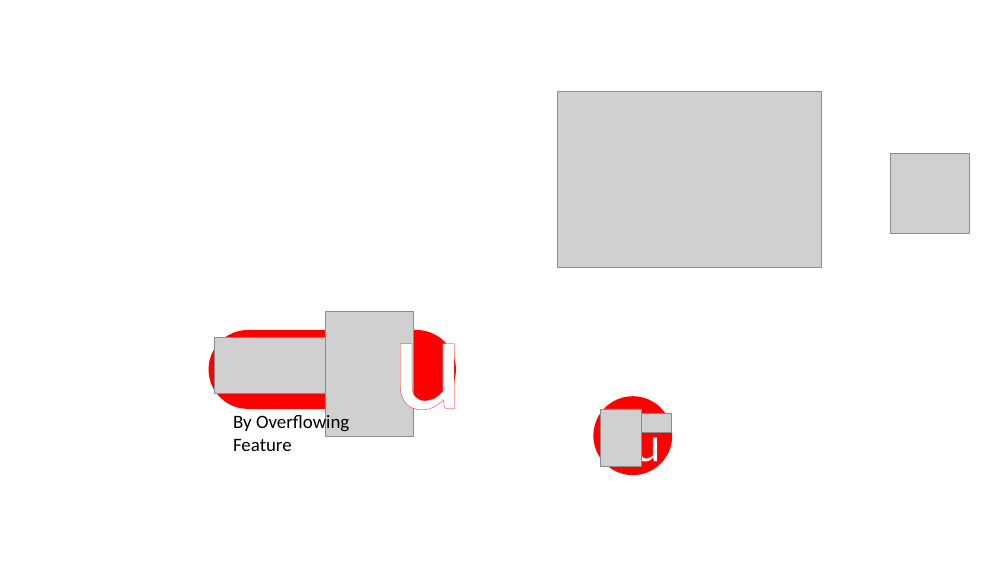
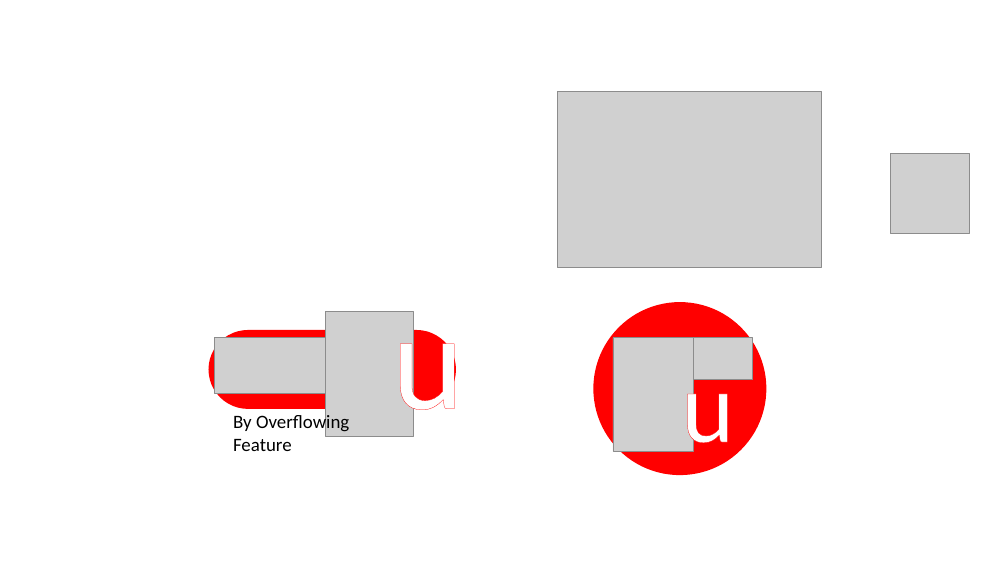
Before and after one commit to jingjie00/Tune4u, a slide deck: slide 1 of assets/logo/logo.pptx. Drawn at 1008x567 pixels with LibreOffice and Linux fonts; fonts in the diff are those of the drawing; grey boxes stand for pictures. Boxes give left, top, right and bottom in pixels: in the first picture for what was removed or moved away, otherwise in the second. Text is boxed around its words. In the diff, an @@ line names an element or a change of style, - is before the commit and + after.

```diff
--- a/assets/logo/logo.pptx
+++ b/assets/logo/logo.pptx
@@ rounded rectangle: place and size @@
-rounded rectangle at (594, 396, 672, 475)
+rounded rectangle at (594, 302, 767, 476)
@@ picture: place and size @@
-picture at (600, 409, 641, 467)
+picture at (613, 338, 694, 451)
@@ picture: place and size @@
-picture at (625, 413, 671, 433)
+picture at (657, 338, 753, 380)
@@ text "u": place and size @@
-text "u" at (634, 419, 660, 472)
+text "u" at (681, 358, 734, 465)
@@ text "u" at (681, 358, 734, 465): size 48 to 96 pt @@
```
